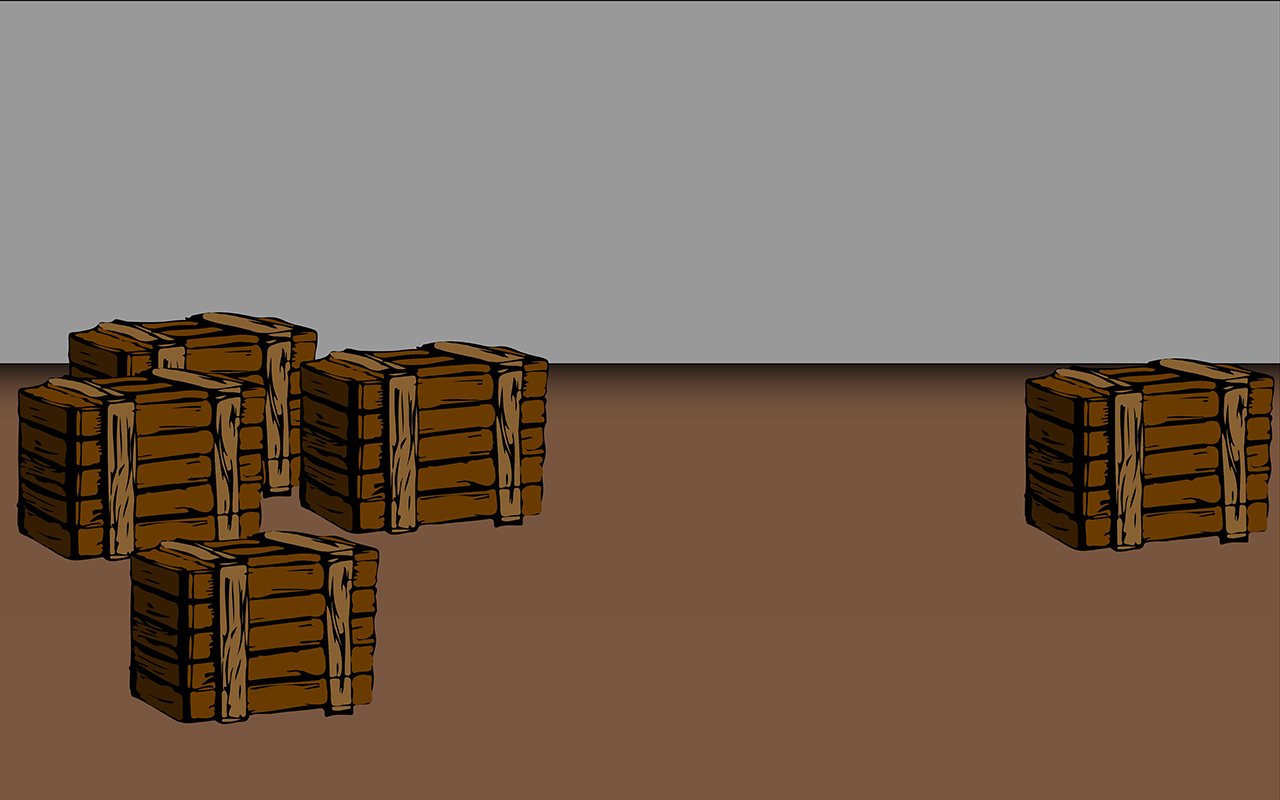
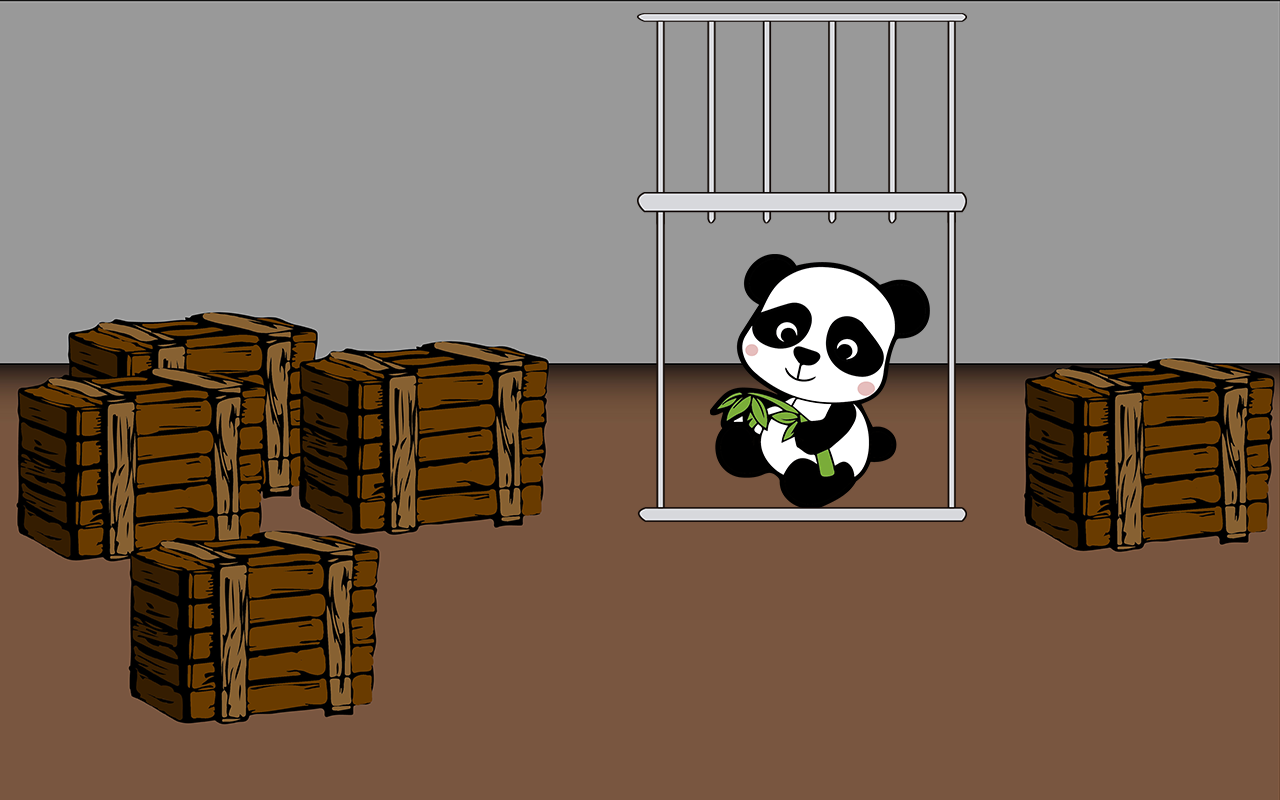
Revision of a layered 1280 x 800 image; what changed, layer by layer:
added layer "cellBar" above "cell" over (637, 192, 967, 522)
added layer "cell" above "bear" over (637, 13, 967, 228)
added layer "bear" above "FondoJaulaOso" over (710, 254, 930, 509)
